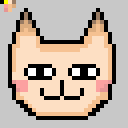
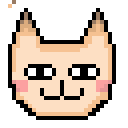
Layered file, before and after one edit (w=128, h=128). Changes by layer:
hid "Color" over (x1=0, y1=0, x2=16, y2=12)
hid "Background" over (x1=0, y1=0, x2=128, y2=128)
